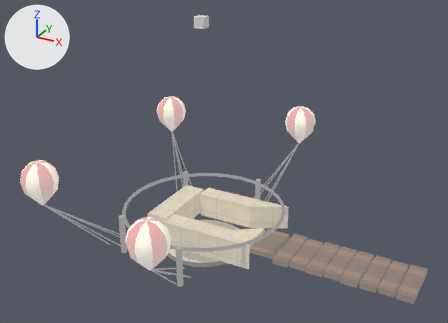
The glTF model assets/own/3D Entities/PH/PE_Balloon/level.gltf: old version first, new version second.
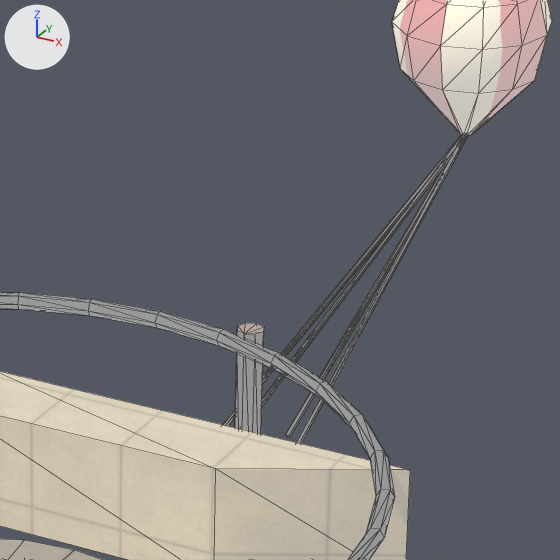
The first picture shows the older version from a camera (50 mm lens) standing at (28.5, -47.7, 31.3) and looking at (3.1, -1.4, 8.2). The close-ups show the older and then the newer version on the part from 47% to 71% of the width and 36% to 69% of the height of that picture. Only the edits that show in the close-ups are written down. Arrows for +X, +Y and +Z are at upper left; the lights stay in place. The close-ups show mesh edges as thin lines. Vertices at exactly the same position are counted once.

The first close-up shows 'PE_Balloon_Ballon04', 'PE_Balloon_Ballon_Seil04', 'PE_Balloon_Platform'.
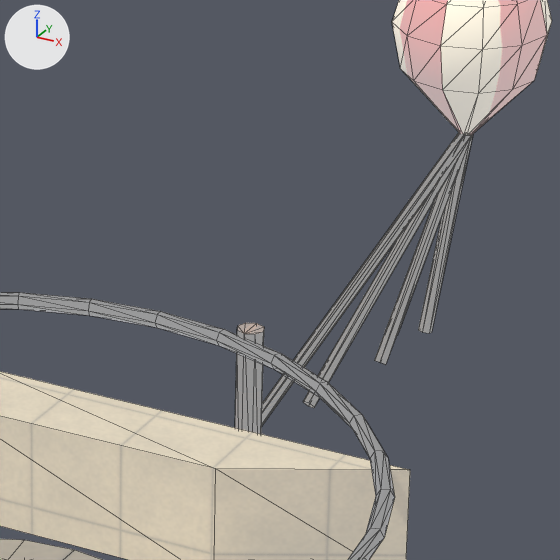
Where the change shows, as pixel boxes (x1, y1, x2, y2) in the close-ups (560 x 560 px):
'PE_Balloon_Ballon_Seil04', reshaped (14% narrower): before (223, 135, 468, 444); after (262, 132, 473, 426)
part 1 of me_pe_balloon_ballon_seil04_mesh, rebuilt (mostly hidden): before (262, 135, 465, 407); after (262, 132, 471, 426)
part 2 of me_pe_balloon_ballon_seil04_mesh, rebuilt: before (286, 165, 446, 437); after (303, 138, 470, 408)
part 3 of me_pe_balloon_ballon_seil04_mesh, rebuilt: before (296, 135, 468, 444); after (374, 135, 472, 364)
part 4 of me_pe_balloon_ballon_seil04_mesh, built on: before (223, 136, 461, 426); after (397, 134, 473, 335)

The change in detail:
me_pe_balloon_ballon_seil04_mesh is used by ob_pe_balloon_ballon_seil04; location (3.12, 11.58, 1.86).
me_pe_balloon_ballon_seil04_mesh had 40 vertices, 40 faces and spanned x -1.98..0.95, y -4.88..3.35, z -2.7..2.7.
me_pe_balloon_ballon_seil04_mesh now has 60 vertices, 60 faces and spans x -1.16..1.04, y -3.68..3.45, z -2.32..2.76.
me_pe_balloon_ballon_seil04_mesh part 1: the loose piece of 10 vertices spanning x -1.37..0.95, y -4.88..3.34, z -2.7..2.7 is rebuilt with 12 vertices and now spans x -1.16..1.04, y -3.68..3.4, z -2.32..2.76.
me_pe_balloon_ballon_seil04_mesh part 2: the loose piece of 10 vertices spanning x -0.67..0.95, y -2.38..3.35, z -2.7..2.69 is rebuilt with 12 vertices and now spans x -0.56..1.04, y -1.86..3.41, z -2.21..2.75.
me_pe_balloon_ballon_seil04_mesh part 3: the loose piece of 10 vertices spanning x -0.06..0.94, y -3.9..3.34, z -2.7..2.7 is rebuilt with 12 vertices and now spans x 0.07..1.04, y 0.47..3.44, z -2.03..2.72.
me_pe_balloon_ballon_seil04_mesh part 4: 10 vertices removed from x -1.98..0.95, y -3.37..3.34, z -2.7..2.7; 24 vertices added at x 0.1..1.04, y 0.97..3.45, z -1.78..2.72.
